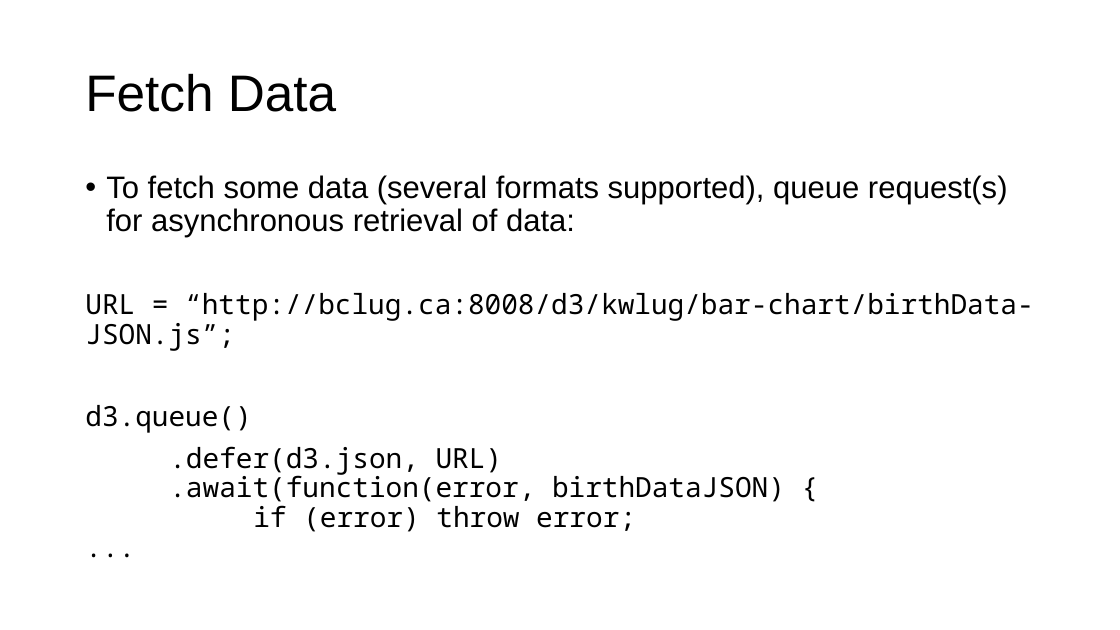
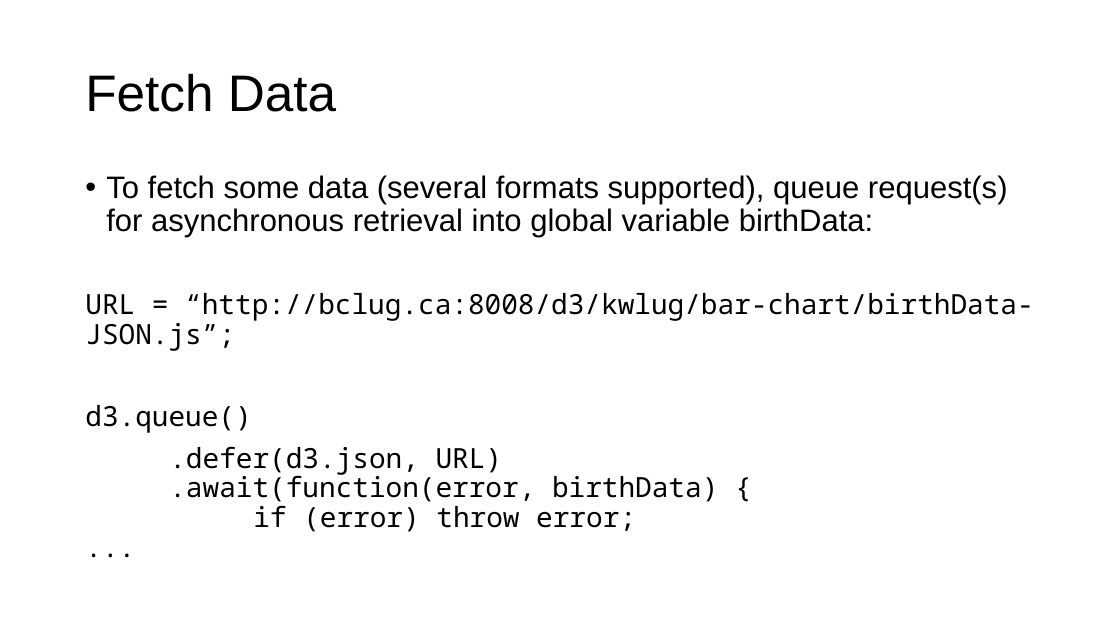
Before and after one commit to RonaldBarnes/d3-bar-chart-kwlug, a slide deck: slide 7 of BarChart Slideshow 2.pptx (slide 6 before the commit). Drawn at 1120x630 pixels with LibreOffice and Linux fonts; fonts in the diff are those of the drawing. Boxes give left, top, right and bottom in pixels: in the first picture for what was removed or moved away, otherwise in the second. Text is boxed around its words. In the diff, an @@ line names an element or a change of style, - is before the commit and + after.

```diff
--- a/BarChart Slideshow 2.pptx
+++ b/BarChart Slideshow 2.pptx
@@ text at (106, 175, 1008, 237): text changed @@
-• To fetch some data (several formats supported), queue request(s) for asynchronous retrieval of data:
+• To fetch some data (several formats supported), queue request(s) for asynchronous retrieval into global variable birthData:
@@ text at (169, 446, 718, 532): text changed @@
-.defer(d3.json, URL)
-.await(function(error, birthDataJSON) {
-if (error) throw error;
-...
+.defer(d3.json, URL)
+.await(function(error, birthData) {
+if (error) throw error;
+...
```
Also in this commit, not shown: 14 other slides changed, 2 slides added, 2 other files.
